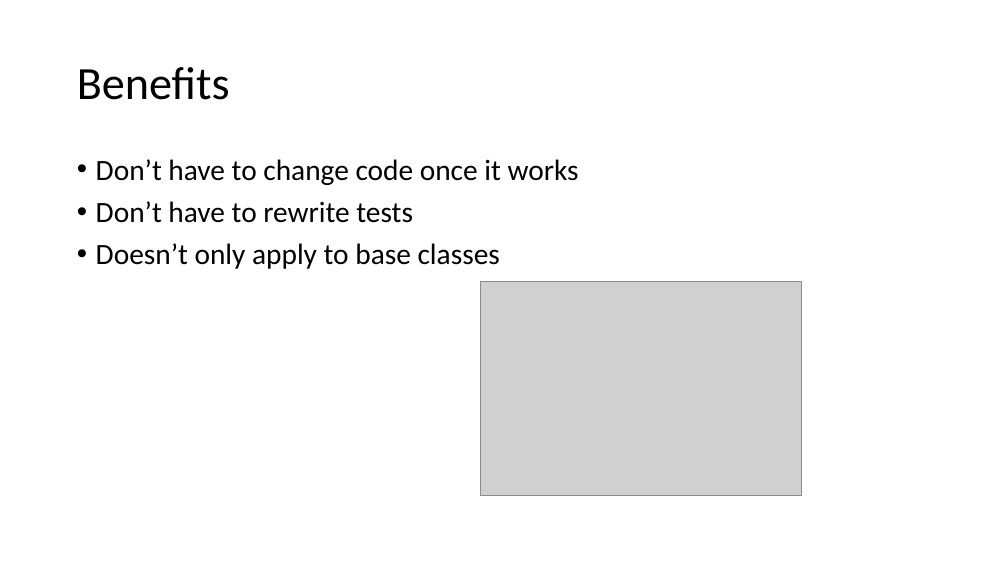
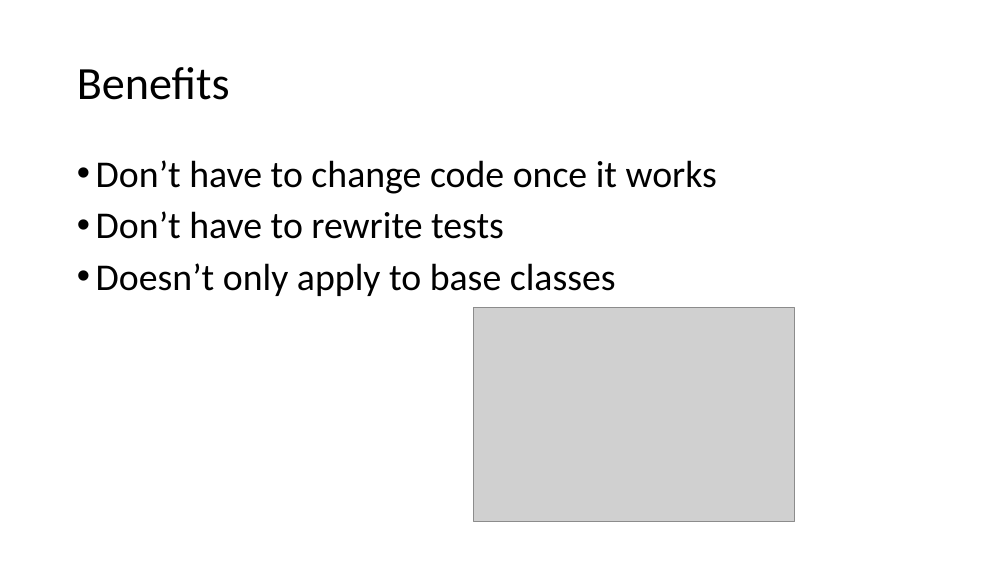
Before and after one commit to PhilipJordan/SOLID, a slide deck: slide 4 of Presentations/OCP Redux.pptx. Drawn at 1008x567 pixels with LibreOffice and Linux fonts; fonts in the diff are those of the drawing; grey boxes stand for pictures; background and template pictures are left out. Boxes give left, top, right and bottom in pixels: in the first picture for what was removed or moved away, otherwise in the second. Text is boxed around its words. In the diff, an @@ line names an element or a change of style, - is before the commit and + after.

```diff
--- a/Presentations/OCP Redux.pptx
+++ b/Presentations/OCP Redux.pptx
@@ text "Don’t have to change code ..." at (96,160,717,296): size 28 to 36 pt @@
@@ picture: place and size @@
-picture at (480,282,802,496)
+picture at (473,308,795,522)
```
Also in this commit, not shown: 9 other slides changed, 1 other file.
